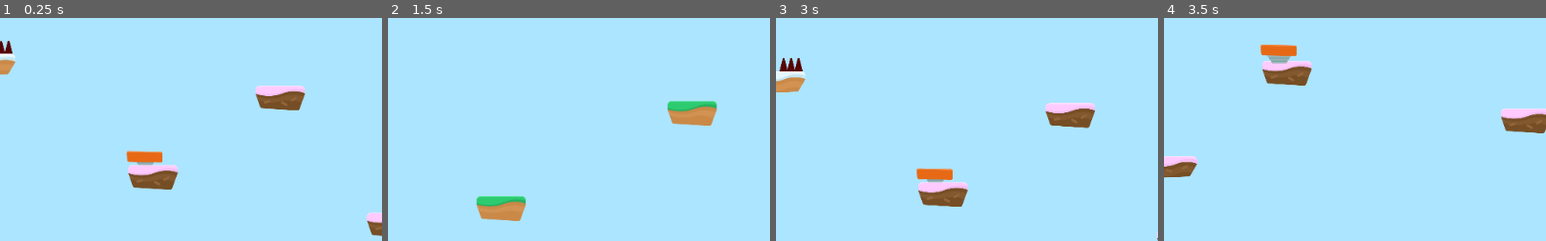
Above: before the commit, frames 1-4 (left to right).
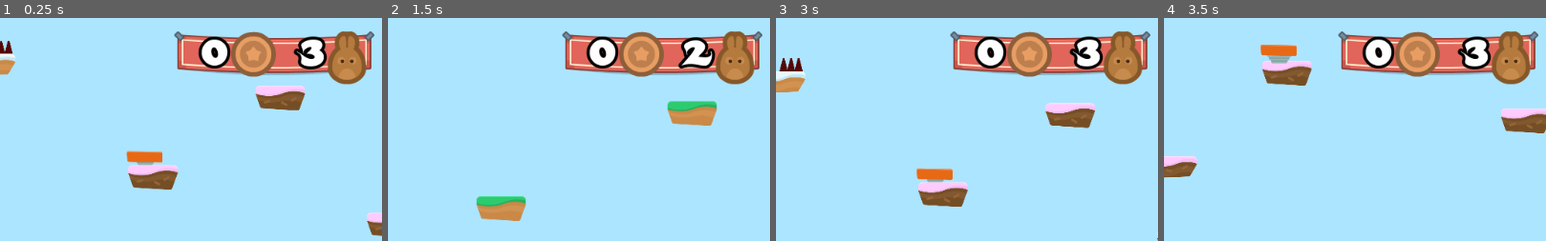
Above: after the commit, the same moments.

Repository: Eyeofthetgr/HoppyDays
Game: Godot game, scene res://Levels/Level1.tscn
The game is run twice, just before and just after one commit, with the same random seed, the same clock (stepped at 60 frames per second) and the same inputs.
Inputs (mouse positions are % of the whole screen's width and height, from its top left):
- Up to frame 1 (0.25 s): no input
- Up to frame 2 (1.5 s): hold D (right) from 0.53 s (still down); tap W (jump) at 0.77 s
- Up to frame 3 (3 s): tap W (jump) at 1.52 s; release D (right) at 2.03 s; hold A (left) 2.03-2.75 s; click (33, 64) at 2.75 s
- Up to frame 4 (3.5 s): no input
The pictures show only the part of the screen within x 49-99%, y 0-50%; the shares and areas given below are measured in that part.

The runs differ from the first frame. In frame 1, 9.2% of the frame differs, in the area x 45-98%, y 5-30%; in frame 2, 9.2%; in frame 3, 9.2%; in frame 4, 9.2%.

Commit message:
Adding informations to the player

Diff:
--- /dev/null
+++ b/GUI/GUI.gd
@@ -0,0 +1,8 @@
+extends CanvasLayer
+
+func _ready():
+	$Control/TextureRect/HBoxContainer/LifeCount.text = "3"
+
+
+func update_lives(lives_left):
+		$Control/TextureRect/HBoxContainer/LifeCount.text = str(lives_left)
--- /dev/null
+++ b/GUI/GUI.tscn
@@ -0,0 +1,71 @@
+[gd_scene load_steps=7 format=2]
+
+[ext_resource path="res://GUI/GUI.gd" type="Script" id=1]
+[ext_resource path="res://GFX/HUD/bannerHanging.png" type="Texture" id=2]
+[ext_resource path="res://Fonts/candles_.ttf" type="DynamicFontData" id=3]
+[ext_resource path="res://GFX/HUD/coin_bronze.png" type="Texture" id=4]
+[ext_resource path="res://GFX/HUD/lifes.png" type="Texture" id=5]
+
+[sub_resource type="DynamicFont" id=1]
+size = 48
+outline_size = 4
+outline_color = Color( 0, 0, 0, 1 )
+use_filter = true
+font_data = ExtResource( 3 )
+
+[node name="GUI" type="CanvasLayer" groups=[
+"GUI",
+]]
+script = ExtResource( 1 )
+
+[node name="Control" type="Control" parent="."]
+anchor_right = 1.0
+anchor_bottom = 1.0
+
+[node name="TextureRect" type="TextureRect" parent="Control"]
+anchor_left = 1.0
+anchor_right = 1.0
+margin_left = -286.0
+margin_top = 18.0
+margin_right = -18.0
+margin_bottom = 59.0
+texture = ExtResource( 2 )
+
+[node name="HBoxContainer" type="HBoxContainer" parent="Control/TextureRect"]
+anchor_right = 1.0
+anchor_bottom = 1.0
+margin_left = 12.0
+margin_right = -11.0
+margin_bottom = -12.0
+alignment = 1
+
+[node name="CoinCount" type="Label" parent="Control/TextureRect/HBoxContainer"]
+margin_top = 4.0
+margin_right = 60.0
+margin_bottom = 66.0
+size_flags_horizontal = 3
+custom_fonts/font = SubResource( 1 )
+text = "O"
+align = 2
+
+[node name="CoinIcon" type="TextureRect" parent="Control/TextureRect/HBoxContainer"]
+margin_left = 64.0
+margin_right = 124.0
+margin_bottom = 71.0
+texture = ExtResource( 4 )
+
+[node name="LifeCount" type="Label" parent="Control/TextureRect/HBoxContainer"]
+margin_left = 128.0
+margin_top = 4.0
+margin_right = 188.0
+margin_bottom = 66.0
+size_flags_horizontal = 3
+custom_fonts/font = SubResource( 1 )
+text = "O"
+align = 2
+
+[node name="LifeIcon" type="TextureRect" parent="Control/TextureRect/HBoxContainer"]
+margin_left = 192.0
+margin_right = 244.0
+margin_bottom = 71.0
+texture = ExtResource( 5 )
--- a/Levels/GameState.gd
+++ b/Levels/GameState.gd
@@ -4,14 +4,20 @@
 
 func _ready():
 	add_to_group("Gamestate")
+	update_GUI()
 
 
 func hurt():
 	lives -= 1
 	$Player.hurt()
+	update_GUI()
 	if lives < 0:
 		end_game()
 
 
+func update_GUI():
+	get_tree().call_group("GUI", "update_lives", lives)
+
+
 func end_game():
 	get_tree().change_scene("res://Levels/GameOver.tscn")
--- a/Levels/Level1.tscn
+++ b/Levels/Level1.tscn
@@ -6,6 +6,7 @@
 [ext_resource path="res://Hazards/SpikeTop.tscn" type="PackedScene" id=4]
 [ext_resource path="res://Items/JumpPad.tscn" type="PackedScene" id=5]
 [ext_resource path="res://SFX/Summer_Park.ogg" type="AudioStream" id=6]
+[ext_resource path="res://GUI/GUI.tscn" type="PackedScene" id=7]
 
 [node name="Level1" type="Node2D"]
 script = ExtResource( 1 )
@@ -77,3 +78,5 @@
 stream = ExtResource( 6 )
 volume_db = -15.0
 autoplay = true
+
+[node name="GUI" parent="." instance=ExtResource( 7 )]
Not shown: 1 places in Levels/Level1.tscn that only renumber resources
